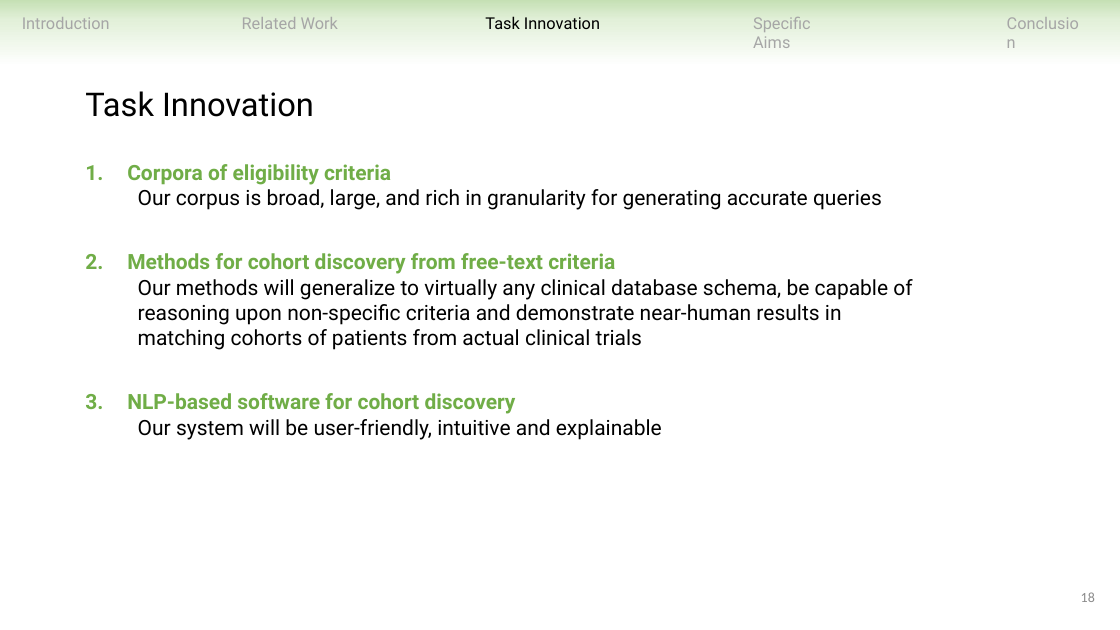
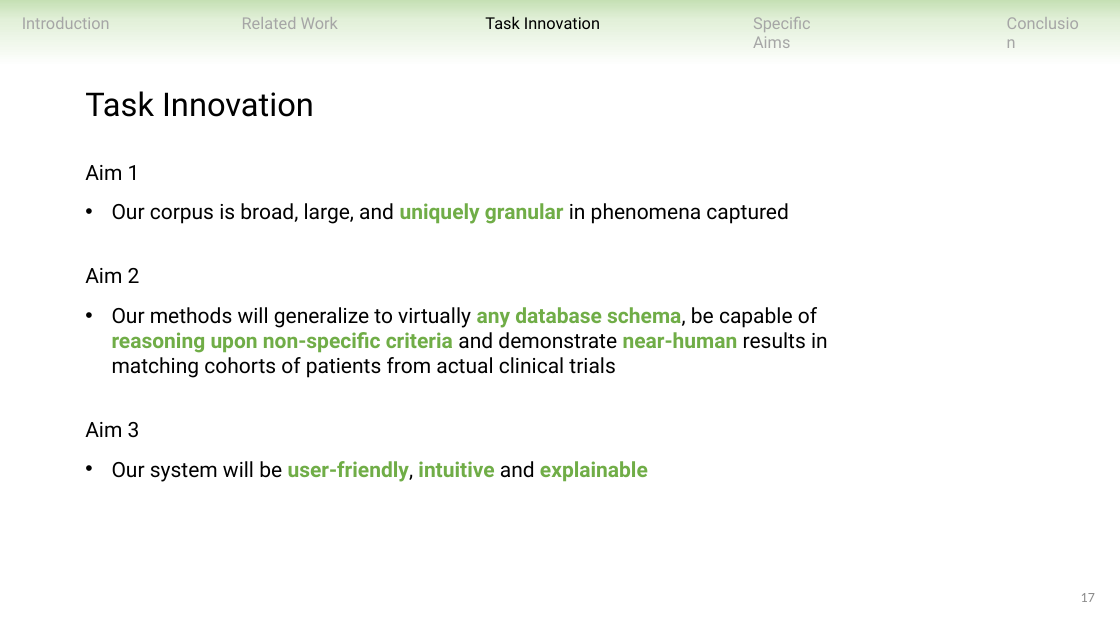
Before and after one commit to ndobb/dissertation, a slide deck: slide 17 of 4_general_exam/presentation/nic_dobbins_general_exam.pptx (slide 18 before the commit). Drawn at 1120x630 pixels with LibreOffice and Linux fonts; fonts in the diff are those of the drawing. Boxes give left, top, right and bottom in pixels: in the first picture for what was removed or moved away, otherwise in the second. Text is boxed around its words. In the diff, an @@ line names an element or a change of style, - is before the commit and + after.

Commit message:
updated

```diff
--- a/4_general_exam/presentation/nic_dobbins_general_exam.pptx
+++ b/4_general_exam/presentation/nic_dobbins_general_exam.pptx
@@ text at (85,165,828,482): text changed @@
-1. Corpora of eligibility criteria
-   Our corpus is broad, large, and rich in granularity for generating accurate queries
-2. Methods for cohort discovery from free-text criteria
-   Our methods will generalize to virtually any clinical database schema, be capable of
-   reasoning upon non-specific criteria and demonstrate near-human results in
-   matching cohorts of patients from actual clinical trials
-3. NLP-based software for cohort discovery
-   Our system will be user-friendly, intuitive and explainable
+Aim 1
+• Our corpus is broad, large, and uniquely granular in phenomena captured
+Aim 2
+• Our methods will generalize to virtually any database schema, be capable of
+  reasoning upon non-specific criteria and demonstrate near-human results in
+  matching cohorts of patients from actual clinical trials
+Aim 3
+• Our system will be user-friendly, intuitive and explainable
@@ page number at (1081,593,1095,602): text changed @@
-18
+17
```
Also in this commit, not shown: 19 other slides changed, 1 slide removed.
